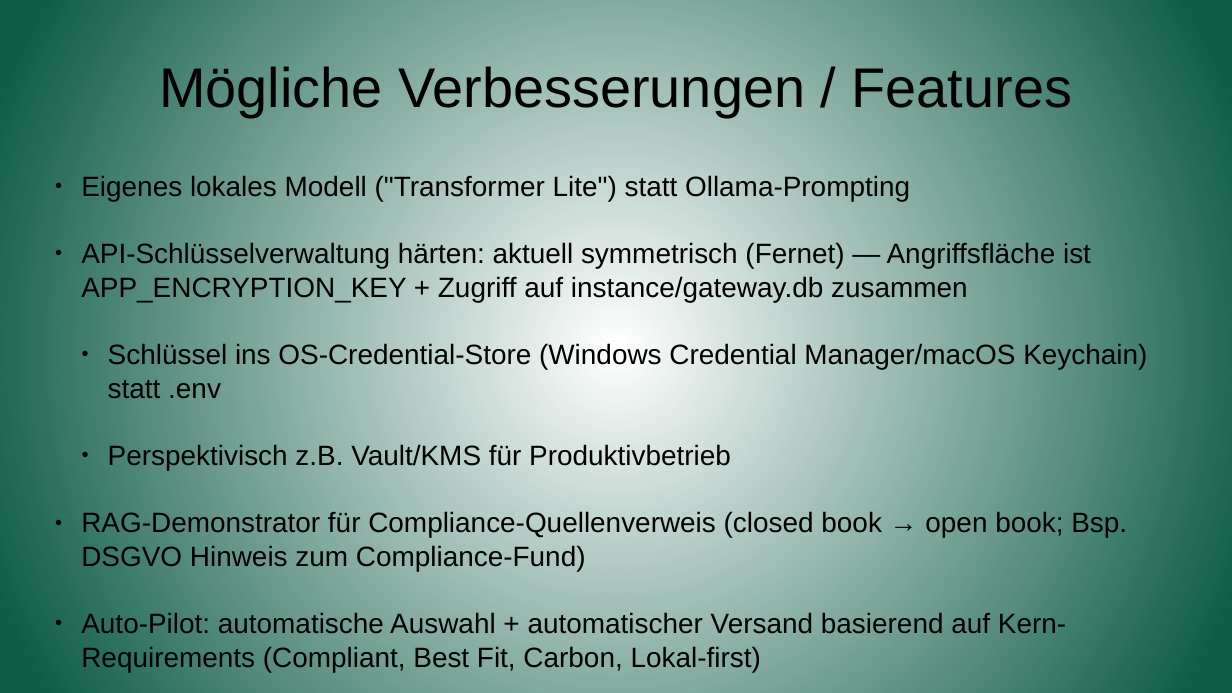
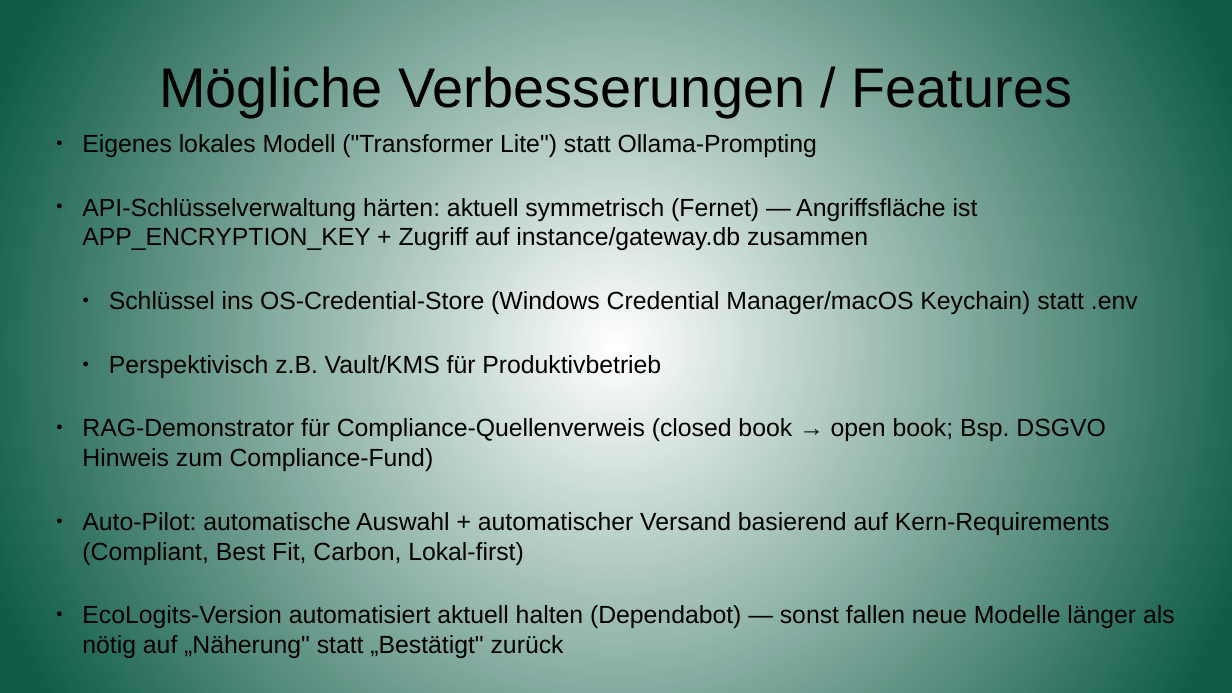
Before and after one commit to Enver-sc/AI-Lab, a slide deck: slide 9 of docs/Präsentation.odp. Drawn at 1232x693 pixels with LibreOffice and Linux fonts; fonts in the diff are those of the drawing. Boxes give left, top, right and bottom in pixels: in the first picture for what was removed or moved away, otherwise in the second. Text is boxed around its words. In the diff, an @@ line names an element or a change of style, - is before the commit and + after.

Commit message:
Architektur: Compliance- und Modellauswahl-Detailkapitel, Diagramm-Fixes, Praesi-Update

```diff
--- a/docs/Präsentation.odp
+++ b/docs/Präsentation.odp
@@ text "Eigenes lokales Modell ("Transformer Lite") ...": place and size @@
-text "Eigenes lokales Modell ("Transformer Lite") ..." at [81,175,1147,672]
+text "Eigenes lokales Modell ("Transformer Lite") ..." at [82,134,1175,658]
@@ text at [82,134,1138,565]: size 18 to 16 pt in "Eigenes lokales Modell ("Transformer Lite") statt Ollama-Pro ...", "API-Schlüsselverwaltung härten: aktuell symmetrisch (Fernet) ...", "Schlüssel ins OS-Credential-Store (Windows Credential Manage ...", "Perspektivisch z.B. Vault/KMS für Produktivbetrieb" and 3 more places; alignment left to right @@
@@ text at [82,603,1175,658]: paragraph added @@
+● EcoLogits-Version automatisiert aktuell halten (Dependabot) — sonst fallen neue Modelle länger als nötig auf „Näherung" statt „Bestätigt" zurück
```
Also in this commit, not shown: 1 other slide changed, 5 other files.
